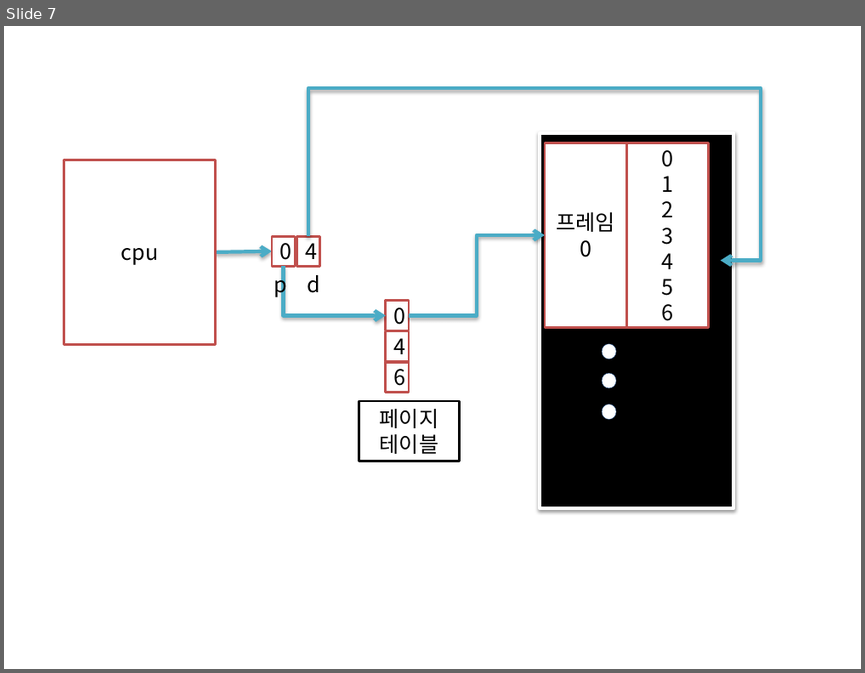
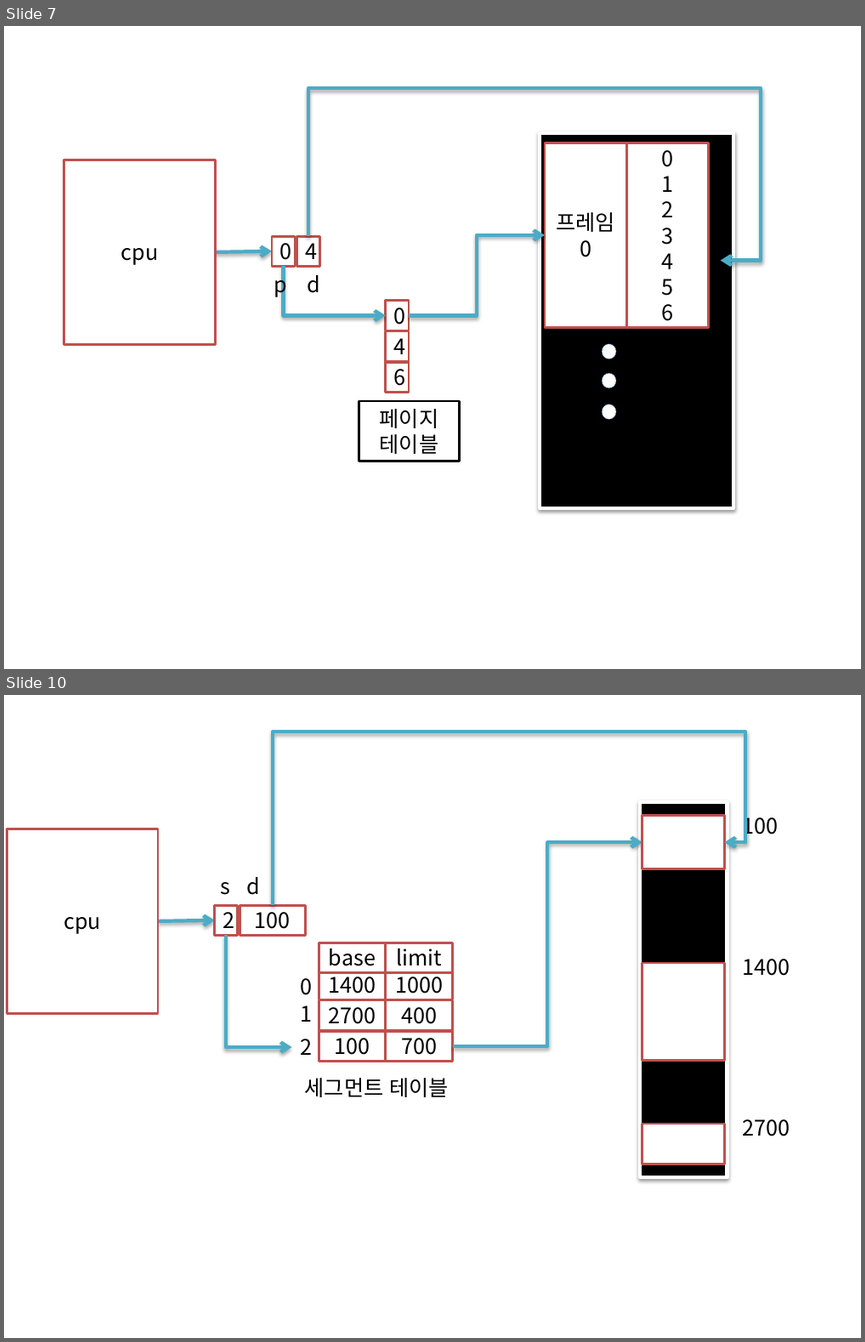
Before and after one commit to mini0shark/Interview, a slide deck: 1.OS 사진&프레젠테이션 자료/[OS]3~4. 메모리/프레젠테이션1.pptx. Shown one above the other, each under a label of ours: slide 7 before the commit, slides 7 and 10 after it; the slides between them are not shown. The pictures are 865x673 and 865x1342 pixels, drawn with LibreOffice and Linux fonts; fonts in the diff are those of the drawing. Boxes give left, top, right and bottom in pixels: in the first picture for what was removed or moved away, otherwise in the second. Text is boxed around its words. In the diff, an @@ line names an element or a change of style, - is before the commit and + after.

```diff
--- a/1.OS 사진&프레젠테이션 자료/[OS]3~4. 메모리/프레젠테이션1.pptx
+++ b/1.OS 사진&프레젠테이션 자료/[OS]3~4. 메모리/프레젠테이션1.pptx
@@ slide 10 added at (x1=4, y1=695, x2=861, y2=1338), background #FFFFFF @@
@@ elbow arrow added from (273, 905) to (725, 842), #4BACC6 3 pt @@
@@ rectangle added at (x1=640, y1=802, x2=727, y2=1178), fill #000000, outline #FFFFFF 3 pt @@
@@ rectangle added at (x1=642, y1=816, x2=725, y2=870), fill #FFFFFF, outline #C0504D 2 pt @@
@@ text added at (x1=742, y1=812, x2=778, y2=839), 18 pt, text #000000 @@
+100
@@ rectangle added at (x1=7, y1=828, x2=157, y2=1013), fill #FFFFFF, outline #C0504D 2 pt, 18 pt, text #000000 @@
+cpu
@@ elbow arrow added from (452, 1046) to (642, 842), #4BACC6 3 pt @@
@@ text added at (x1=220, y1=882, x2=230, y2=895), 18 pt, text #000000 @@
+s
@@ text added at (x1=246, y1=877, x2=260, y2=895), 18 pt, text #000000 @@
+d
@@ arrow added from (158, 921) to (215, 920), #4BACC6 3 pt @@
@@ rectangle added at (x1=215, y1=905, x2=238, y2=935), fill #FFFFFF, outline #C0504D 2 pt, 18 pt, text #000000 @@
+2
@@ rectangle added at (x1=239, y1=905, x2=306, y2=935), fill #FFFFFF, outline #C0504D 2 pt, 18 pt, text #000000 @@
+100
@@ elbow arrow added from (226, 935) to (292, 1047), #4BACC6 3 pt @@
@@ rectangle added at (x1=318, y1=942, x2=386, y2=973), fill #FFFFFF, outline #C0504D 2 pt, 18 pt, text #000000 @@
+base
@@ rectangle added at (x1=386, y1=942, x2=452, y2=973), fill #FFFFFF, outline #C0504D 2 pt, 18 pt, text #000000 @@
+limit
@@ rectangle added at (x1=318, y1=970, x2=386, y2=999), fill #FFFFFF, outline #C0504D 2 pt, 18 pt, text #000000 @@
+1400
@@ rectangle added at (x1=386, y1=970, x2=452, y2=999), fill #FFFFFF, outline #C0504D 2 pt, 18 pt, text #000000 @@
+1000
@@ rectangle added at (x1=642, y1=962, x2=725, y2=1060), fill #FFFFFF, outline #C0504D 2 pt @@
@@ text added at (x1=742, y1=959, x2=789, y2=975), 18 pt, text #000000 @@
+1400
@@ text added at (x1=301, y1=978, x2=313, y2=995), 18 pt, text #000000 @@
+0
@@ rectangle added at (x1=318, y1=1000, x2=386, y2=1030), fill #FFFFFF, outline #C0504D 2 pt, 18 pt, text #000000 @@
+2700
@@ rectangle added at (x1=386, y1=1000, x2=452, y2=1030), fill #FFFFFF, outline #C0504D 2 pt, 18 pt, text #000000 @@
+400
@@ text added at (x1=301, y1=1005, x2=313, y2=1021), 18 pt, text #000000 @@
+1
@@ text added at (x1=301, y1=1038, x2=313, y2=1055), 18 pt, text #000000 @@
+2
@@ rectangle added at (x1=318, y1=1031, x2=386, y2=1061), fill #FFFFFF, outline #C0504D 2 pt, 18 pt, text #000000 @@
+100
@@ rectangle added at (x1=386, y1=1031, x2=452, y2=1061), fill #FFFFFF, outline #C0504D 2 pt, 18 pt, text #000000 @@
+700
@@ text added at (x1=305, y1=1077, x2=449, y2=1097), 18 pt, text #000000 @@
+세그먼트 테이블
@@ rectangle added at (x1=642, y1=1123, x2=725, y2=1163), fill #FFFFFF, outline #C0504D 2 pt @@
@@ text added at (x1=742, y1=1119, x2=789, y2=1136), 18 pt, text #000000 @@
+2700
```
Also in this commit, not shown: 2 other slides added, 16 other files.
